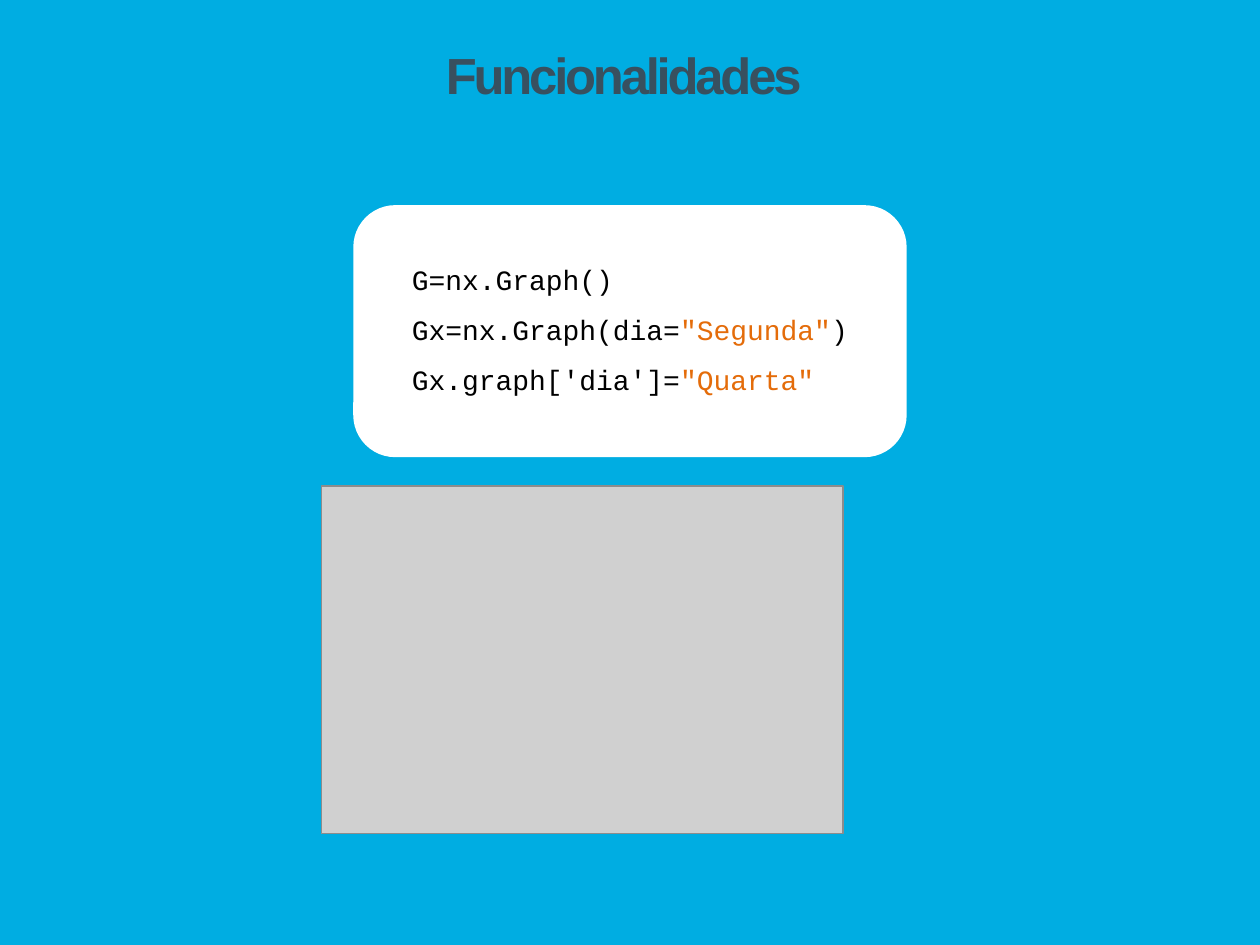
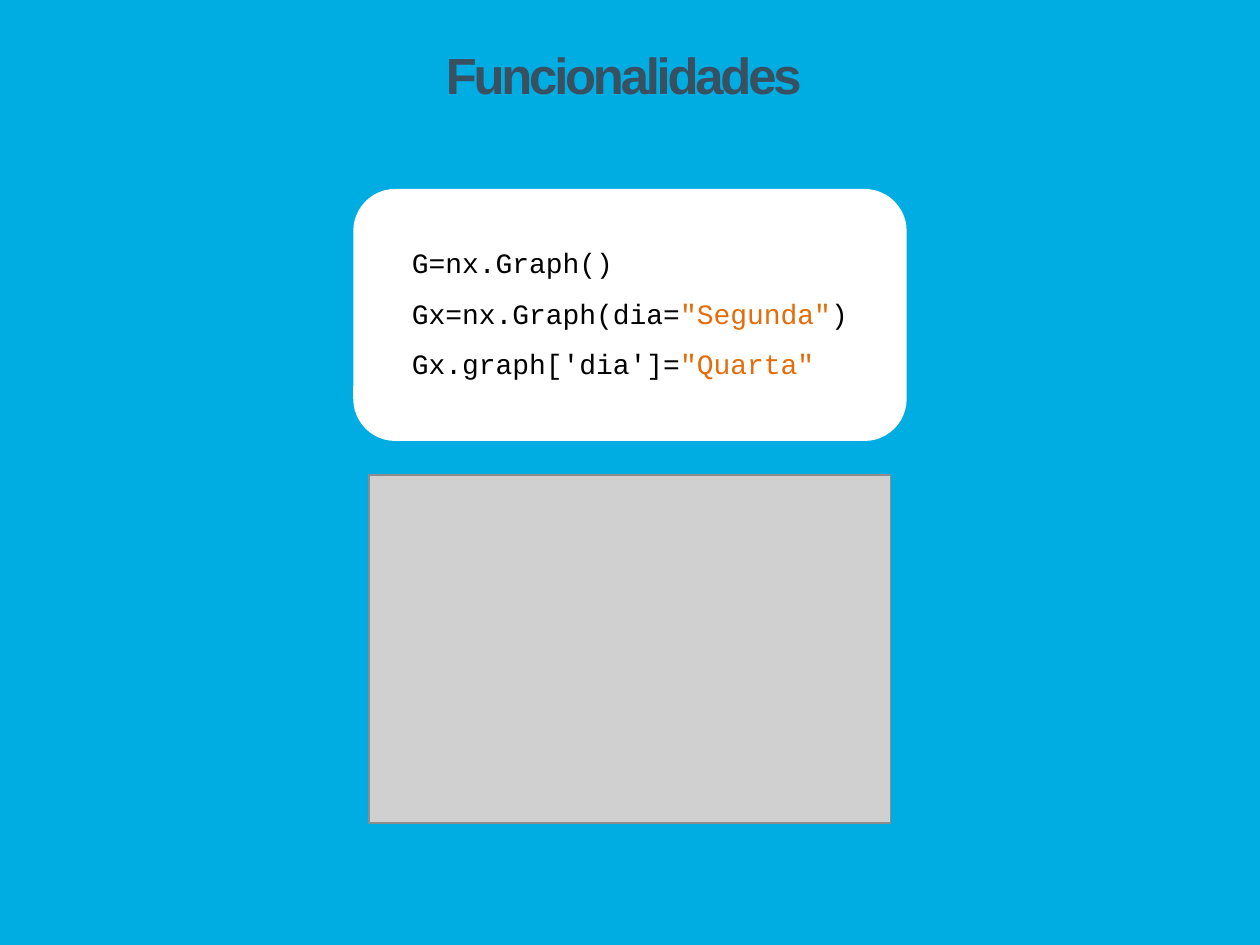
Before and after one commit to Tibblue/PLC, a slide deck: slide 4 of SPLN/tp2/apresSPLN.pptx. Drawn at 1260x945 pixels with LibreOffice and Linux fonts; fonts in the diff are those of the drawing; grey boxes stand for pictures. Boxes give left, top, right and bottom in pixels: in the first picture for what was removed or moved away, otherwise in the second. Text is boxed around its words. In the diff, an @@ line names an element or a change of style, - is before the commit and + after.

```diff
--- a/SPLN/tp2/apresSPLN.pptx
+++ b/SPLN/tp2/apresSPLN.pptx
@@ rounded rectangle: place and size @@
-rounded rectangle at <box>353,205,906,457</box>
+rounded rectangle at <box>353,189,906,441</box>
@@ text "G=nx.Graph()": place and size @@
-text "G=nx.Graph()" at <box>412,270,848,396</box>
+text "G=nx.Graph()" at <box>412,254,848,380</box>
@@ picture: place and size @@
-picture at <box>321,486,843,834</box>
+picture at <box>369,475,891,823</box>
```
Also in this commit, not shown: 2 other slides changed.
